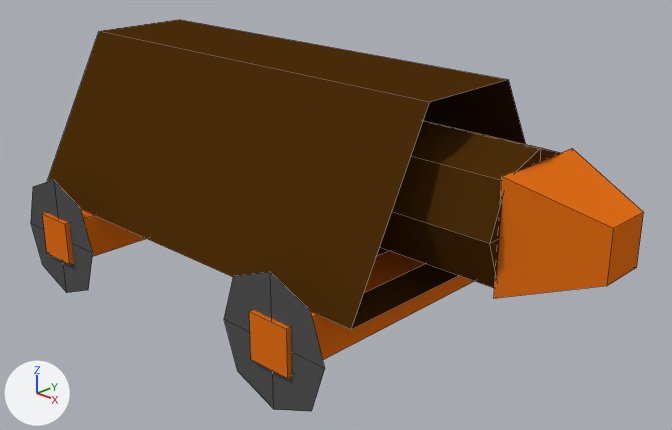
Two versions of the Blender file King Of Kings Docs/Models/heavybatteringram1f.blend, one commit apart.
The view is the same before and after, from a 50 mm camera at (11.16, -10.32, 6.94) aimed at (1.35, -0.06, 1.5). Every picture has the same lights, and +X, +Y and +Z are marked at lower left. Mesh edges are drawn as thin lines.
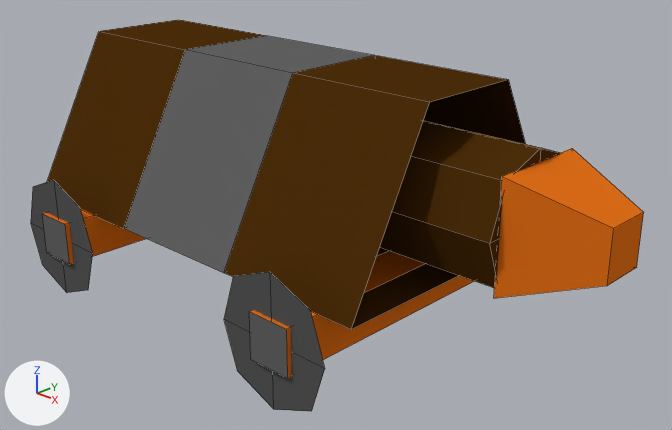
Edits to the bpy script that builds the scene:
```text
Add mat_material_004:
    mat_material_004 = diffuse_material('Material.004')
    mat_material_004.base_color = (0.123, 0.123, 0.123)  # dark grey #626262
Change me_cube_001:
    where me_cube_001.from_pydata(...)  # 8 vertices, 6 faces; spans x -1.0..1.0, y -1.0..1.0, z -1.0..1.0
    used by ob_cube_001; location = (2.86, 0.02, 0.84); scale = (0.367, 2.98, 0.367)
    me_cube_001 part 1: all 2 faces centred in x 0.0, y -1.0..1.0, z 0.0 switch from mat_material_003 (orange #e47019) to mat_material_004 (dark grey #626262)
Change me_cube:
    where me_cube.from_pydata(...)  # 26 vertices, 21 faces; spans x -1.0..1.3, y -1.0..1.0, z -1.0..1.0
    used by ob_cube; location = (0.0, 0.0, 2.58); scale = (3.85, 2.38, 1.38)
    verts and faces of me_cube; kept vertices keep their numbers, new ones are numbered from 26
    before: 0 (1.0, 1.0, -1.0), 1 (1.0, -1.0, -1.0) at pixel (351, 329), 2 (-1.0, -1.0, -1.0), 3 (-1.0, 1.0, -1.0), 4 (1.0, 0.38, 1.0) at pixel (508, 79)
    before: 5 (1.0, -0.38, 1.0) at pixel (429, 102), 6 (-1.0, -0.38, 1.0) at pixel (98, 31), 7 (-1.0, 0.38, 1.0) at pixel (178, 19)
    me_cube part 2
    add delete_faces([(0, 1, 2, 3), (4, 7, 6, 5), (1, 5, 6, 2), (0, 3, 7, 4)])
    add for new, old in zip([*range(26, 30)], [0, 1, 4, 5]): verts[new] = verts[old] + (-0.67, 0.0, 0.0)
    add for new, old in zip([*range(30, 34)], [2, 3, 6, 7]): verts[new] = verts[old] + (0.67, 0.0, 0.0)
    add faces += [(2, 3, 31, 30), (6, 32, 33, 7), (2, 30, 32, 6), (3, 7, 33, 31), (0, 26, 28, 4), (1, 5, 29, 27)]  # mat_material_002 (brown #4c2e0b)
    add faces += [(4, 28, 29, 5), (0, 1, 27, 26)]  # mat_material_002 (brown #4c2e0b)
    add faces += [(26, 31, 33, 28), (27, 29, 32, 30), (28, 33, 32, 29), (26, 27, 30, 31)]  # mat_material_004 (dark grey #626262)
    add me_cube.materials.append(mat_material_004)  # dark grey #626262
Change me_cube_002:
    where me_cube_002.from_pydata(...)  # 8 vertices, 6 faces; spans x -1.0..1.0, y -1.0..1.0, z -1.0..1.0
    used by ob_cube_002; location = (-2.51, 0.02, 0.84); scale = (0.367, 2.98, 0.367)
    me_cube_002 part 3: all 2 faces centred in x 0.0, y -1.0..1.0, z 0.0 switch from mat_material_003 (orange #e47019) to mat_material_004 (dark grey #626262)
```

Location of each change, [x1, y1, x2, y2] in pixels of the pictures (672 x 430 px):
part 1 of me_cube_001, recoloured (orange to grey): [249, 312, 288, 378] in both
part 2 of me_cube, built on: [100, 20, 379, 314] in both
part 3 of me_cube_002, recoloured (orange to grey): [42, 214, 69, 264] in both
